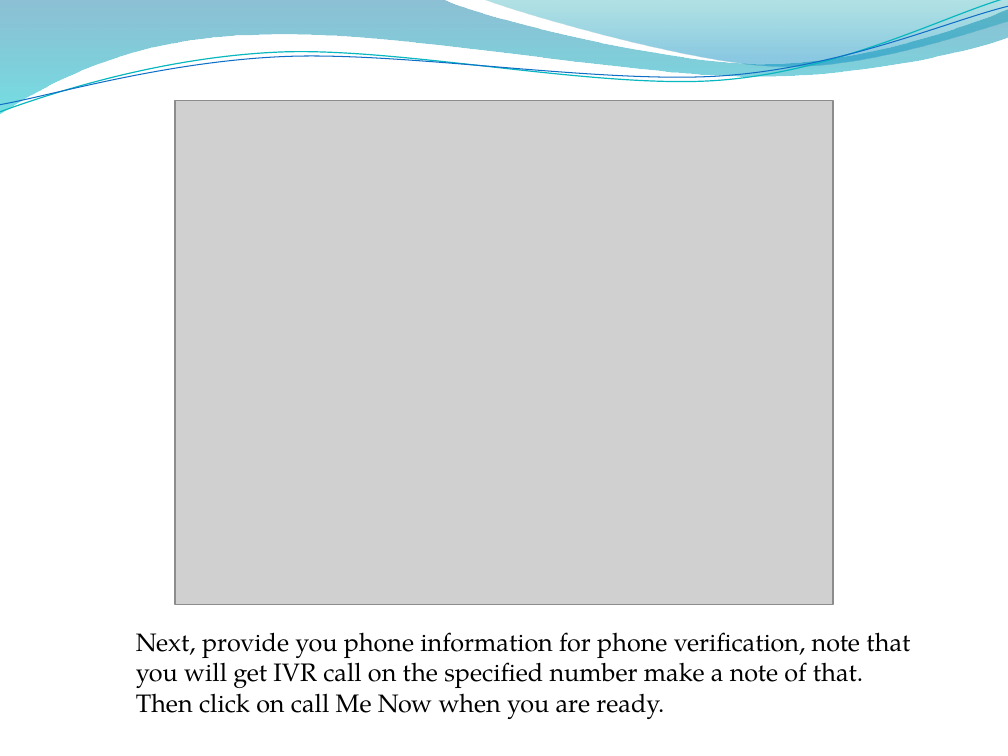
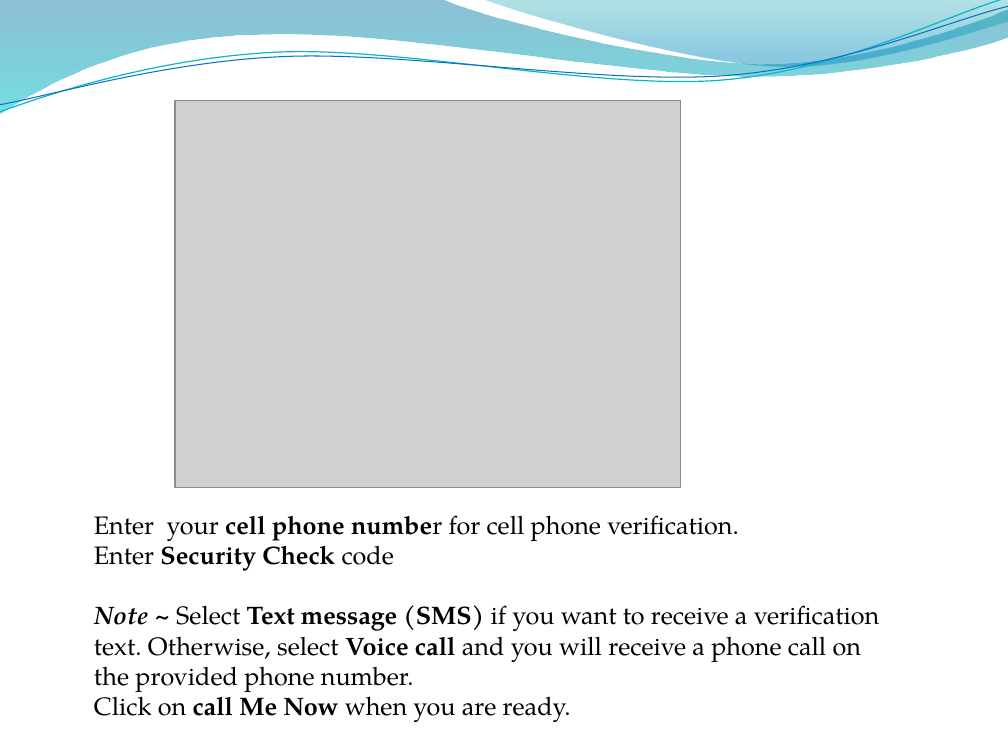
Before and after one commit to godwillngwanah/AWS-Sol-Arch-02, a slide deck: slide 6 of Batch-12 Online/Self Pace/Curriculum/Lectures/Section 6/AWS Account SignUp.pptx. Drawn at 1008x756 pixels with LibreOffice and Linux fonts; fonts in the diff are those of the drawing; grey boxes stand for pictures; background and template pictures are left out. Boxes give left, top, right and bottom in pixels: in the first picture for what was removed or moved away, otherwise in the second. Text is boxed around its words. In the diff, an @@ line names an element or a change of style, - is before the commit and + after.

```diff
--- a/Batch-12 Online/Self Pace/Curriculum/Lectures/Section 6/AWS Account SignUp.pptx
+++ b/Batch-12 Online/Self Pace/Curriculum/Lectures/Section 6/AWS Account SignUp.pptx
@@ picture: place and size @@
-picture at [175,101,834,605]
+picture at [175,101,680,488]
@@ text at [94,515,879,722]: text changed @@
-Next, provide you phone information for phone verification, note that you will get IVR call on the specified number make a note of that. Then click on call Me Now when you are ready.
+Enter your cell phone number for cell phone verification.
+Enter Security Check code
+Note ~ Select Text message (SMS) if you want to receive a verification text. Otherwise, select Voice call and you will receive a phone call on the provided phone number.
+Click on call Me Now when you are ready.
```
Also in this commit, not shown: 2 other slides changed, 24 other files.
